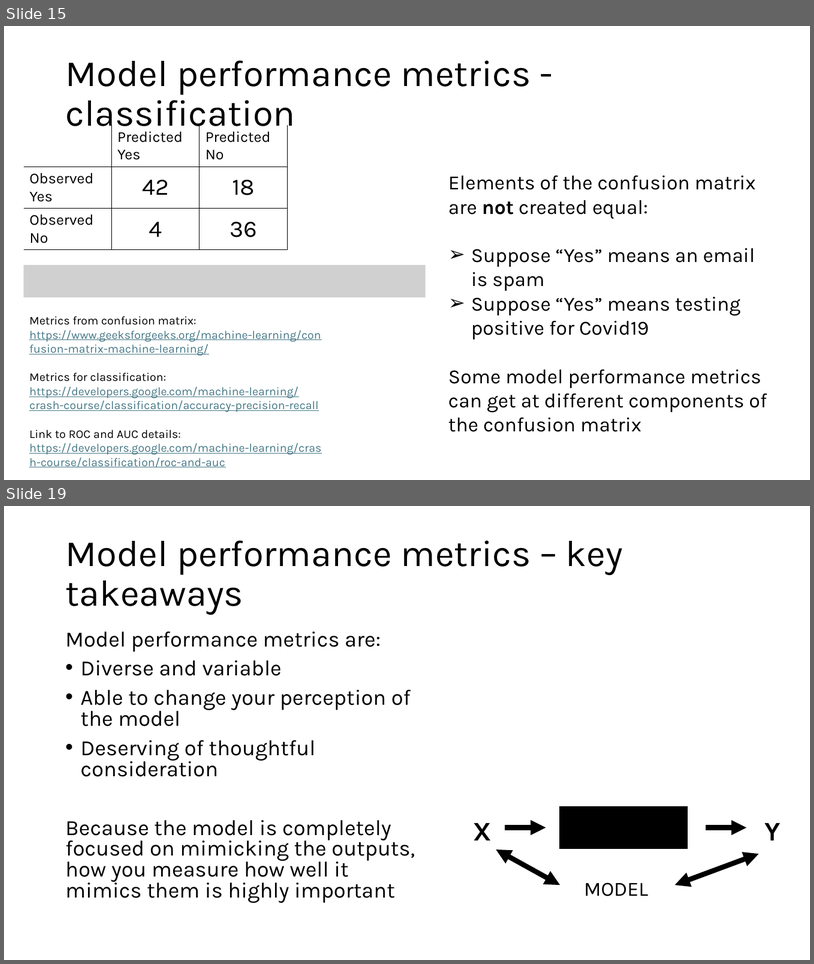
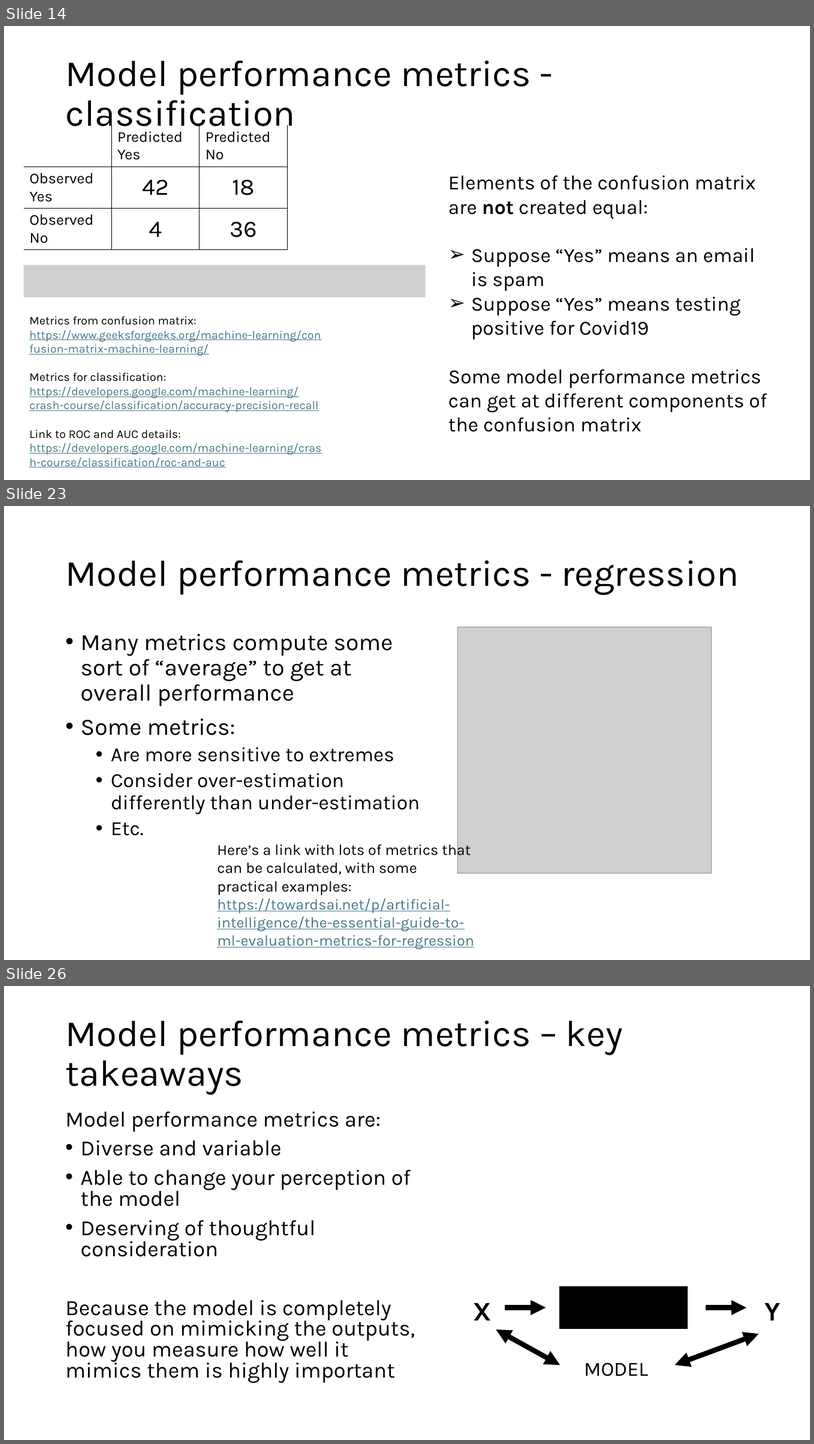
Before and after one commit to grantvagle/ml_methods_workshop, a slide deck: slides/02_model_eval_cv.pptx. Shown one above the other, each under a label of ours: slides 15 and 19 before the commit, slides 14, 23 and 26 after it; the slides between them are not shown. The pictures are 814x964 and 814x1444 pixels, drawn with LibreOffice and Linux fonts; fonts in the diff are those of the drawing; grey boxes stand for pictures. Boxes give left, top, right and bottom in pixels: in the first picture for what was removed or moved away, otherwise in the second. Text is boxed around its words. In the diff, an @@ line names an element or a change of style, - is before the commit and + after.

```diff
--- a/slides/02_model_eval_cv.pptx
+++ b/slides/02_model_eval_cv.pptx
@@ slide 23 added at [4,506,810,960], background #FFFFFF @@
@@ title added at [65,560,739,595], 44 pt, text #000000 @@
+Model performance metrics - regression
@@ picture added at [458,627,712,873] @@
@@ text added at [81,634,420,835], 24 pt, text #000000 @@
+• Many metrics compute some sort of “average” to get at overall performance
+• Some metrics:
+  • Are more sensitive to extremes
+  • Consider over-estimation differently than under-estimation
+  • Etc.
@@ text added at [217,841,474,949], 18 pt, text #467886, underline @@
+Here’s a link with lots of metrics that can be calculated, with some practical examples:
+https://towardsai.net/p/artificial-intelligence/the-essential-guide-to-ml-evaluation-metrics-for-regression
@@ what was slide 15 is now slide 14 @@
@@ what was slide 19 is now slide 26 @@
```
Also in this commit, not shown: 11 slides changed, 13 other slides added, 1 slide removed.
